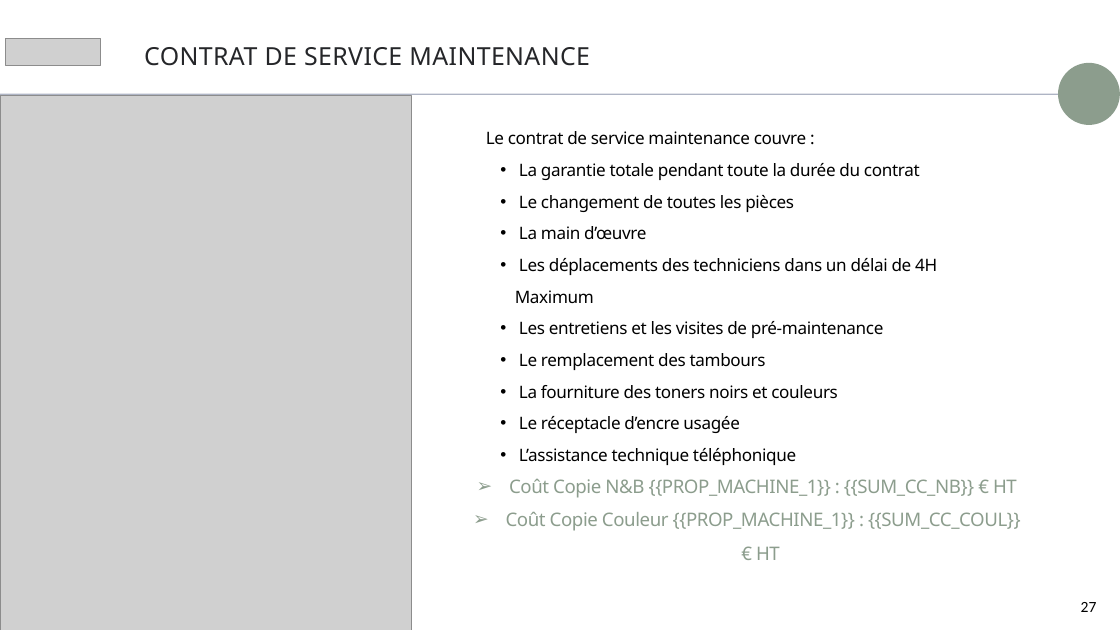
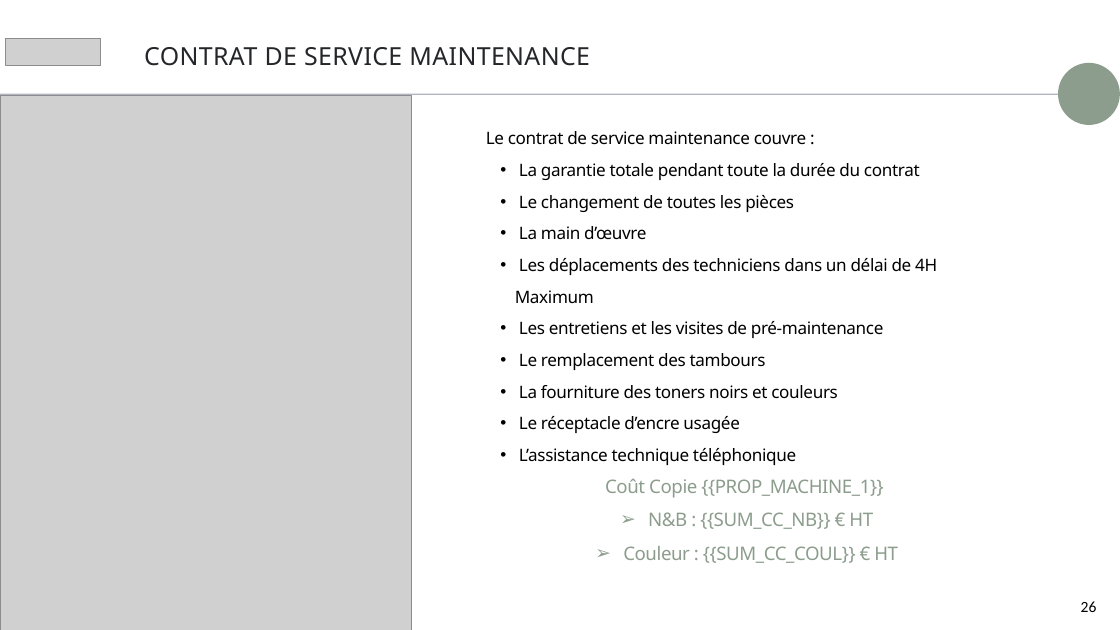
Before and after one commit to Mikael2655/levad-simulateur, a slide deck: slide 26 of assets/template.pptx (slide 27 before the commit). Drawn at 1120x630 pixels with LibreOffice and Linux fonts; fonts in the diff are those of the drawing; grey boxes stand for pictures; background and template pictures are left out. Boxes give left, top, right and bottom in pixels: in the first picture for what was removed or moved away, otherwise in the second. Text is boxed around its words. In the diff, an @@ line names an element or a change of style, - is before the commit and + after.

```diff
--- a/assets/template.pptx
+++ b/assets/template.pptx
@@ text at [605,479,898,563]: text changed @@
-➢ Coût Copie N&B {{PROP_MACHINE_1}} : {{SUM_CC_NB}} € HT
-➢ Coût Copie Couleur {{PROP_MACHINE_1}} : {{SUM_CC_COUL}} € HT
+Coût Copie {{PROP_MACHINE_1}}
+➢ N&B : {{SUM_CC_NB}} € HT
+➢ Couleur : {{SUM_CC_COUL}} € HT
@@ page number at [1081,601,1097,612]: text changed @@
-27
+26
```
Also in this commit, not shown: 10 other slides changed, 1 slide removed, 7 other files.
